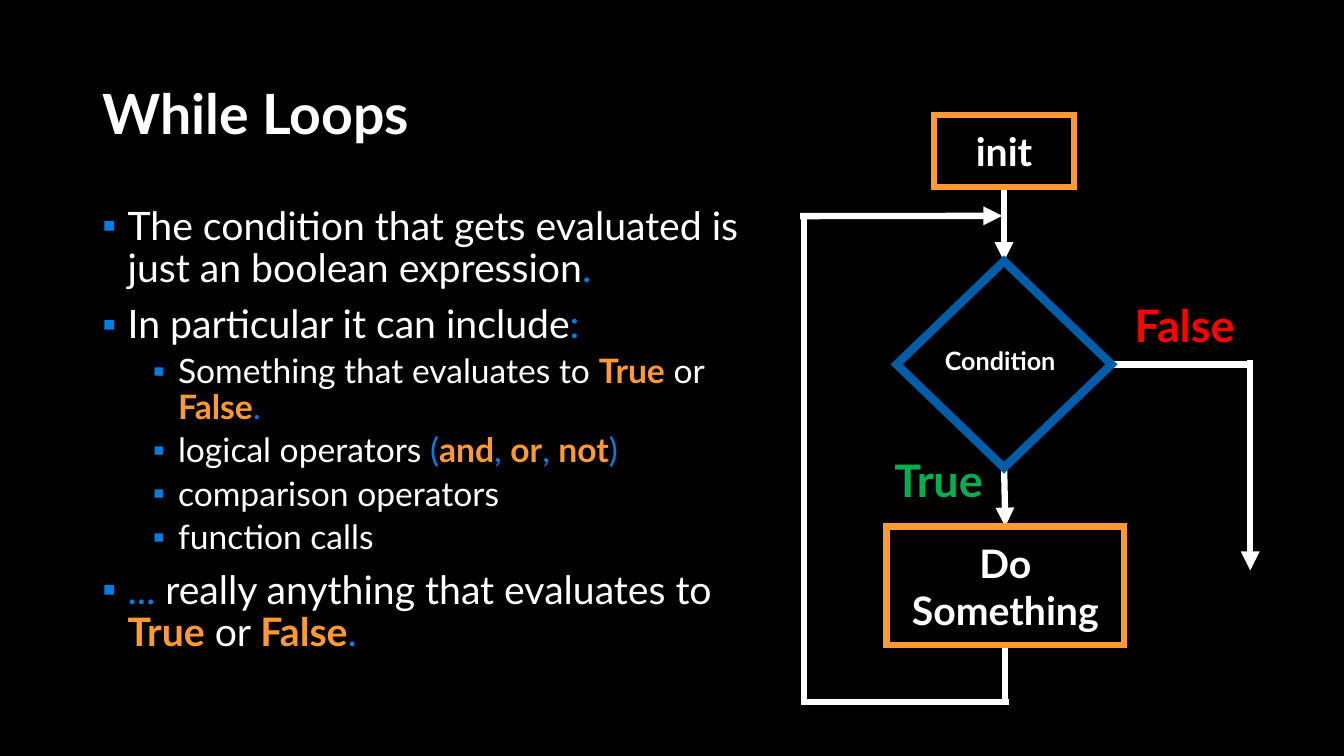
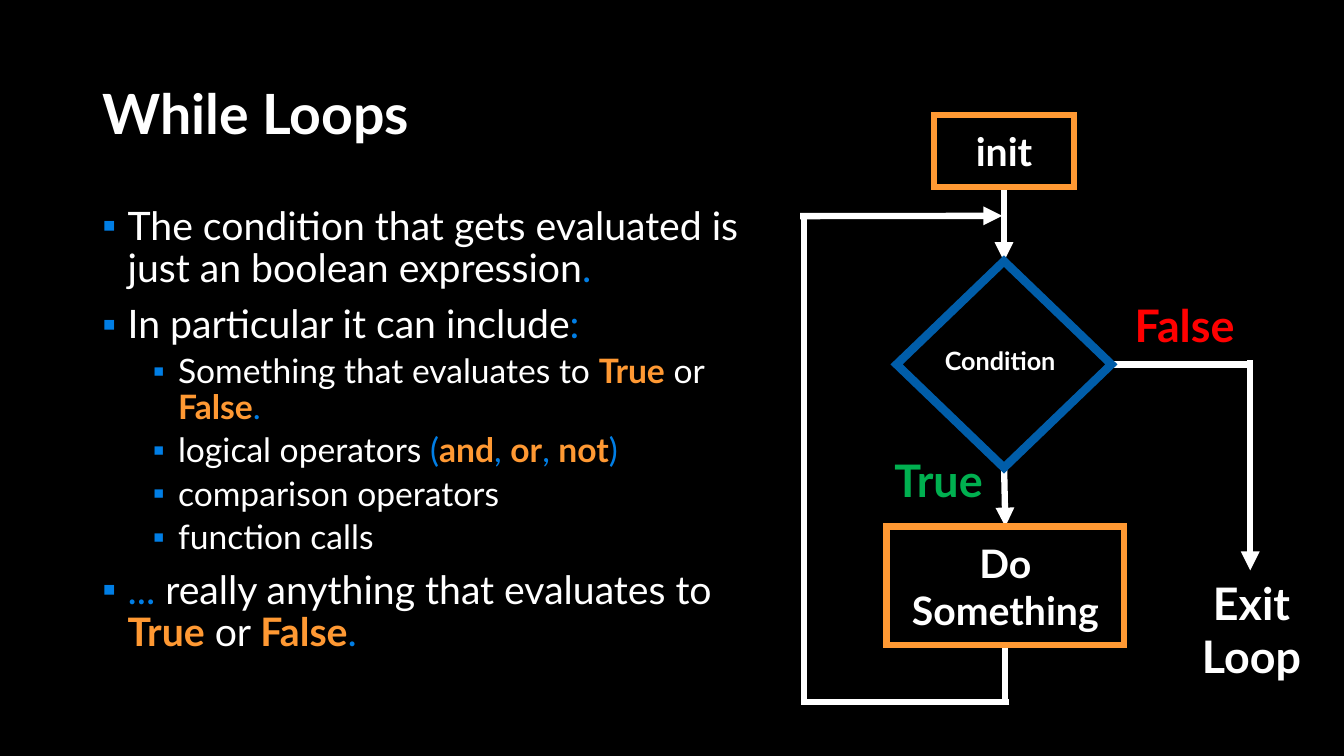
Before and after one commit to APS106/APS106-winter-2022-material, a slide deck: slide 4 of lectures/week4/lecture2/slides/week4_lecture2.pptx. Drawn at 1344x756 pixels with LibreOffice and Linux fonts; fonts in the diff are those of the drawing; background and template pictures are left out. Boxes give left, top, right and bottom in pixels: in the first picture for what was removed or moved away, otherwise in the second. Text is boxed around its words. In the diff, an @@ line names an element or a change of style, - is before the commit and + after.

```diff
--- a/lectures/week4/lecture2/slides/week4_lecture2.pptx
+++ b/lectures/week4/lecture2/slides/week4_lecture2.pptx
@@ text added at [1202,586,1301,681], 32 pt, text #FFFFFF, bold @@
+Exit
+Loop
```
Also in this commit, not shown: 2 other slides changed, 7 slides added, 3 slides removed, 6 other files.
